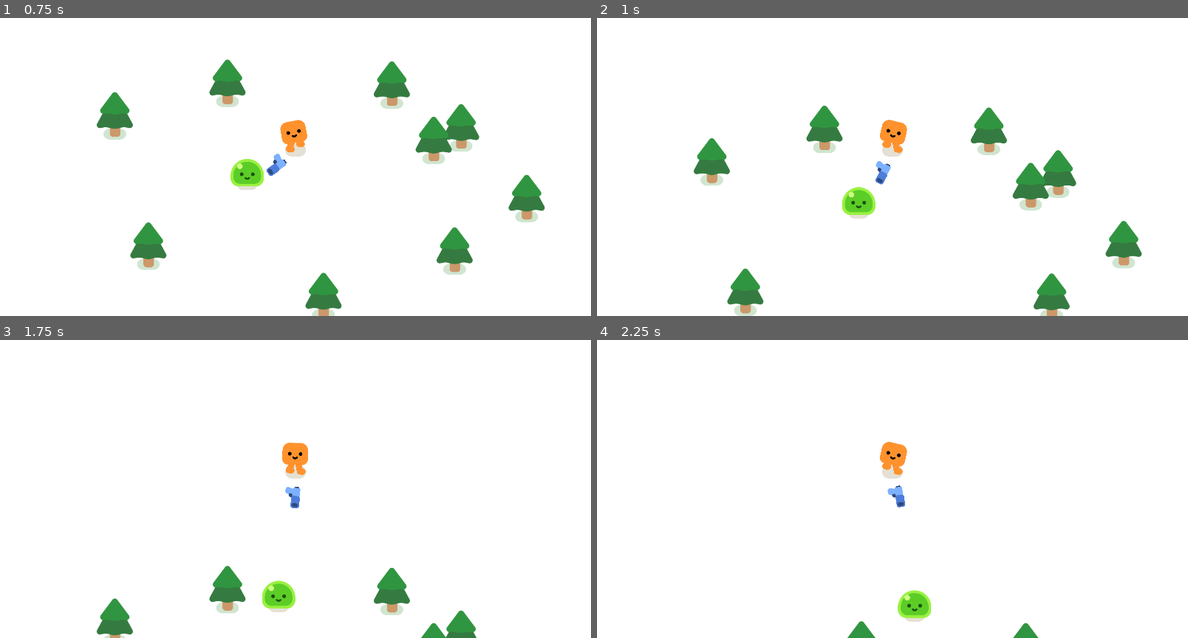
Above: before the commit, frames 1-4 (two rows, left to right).
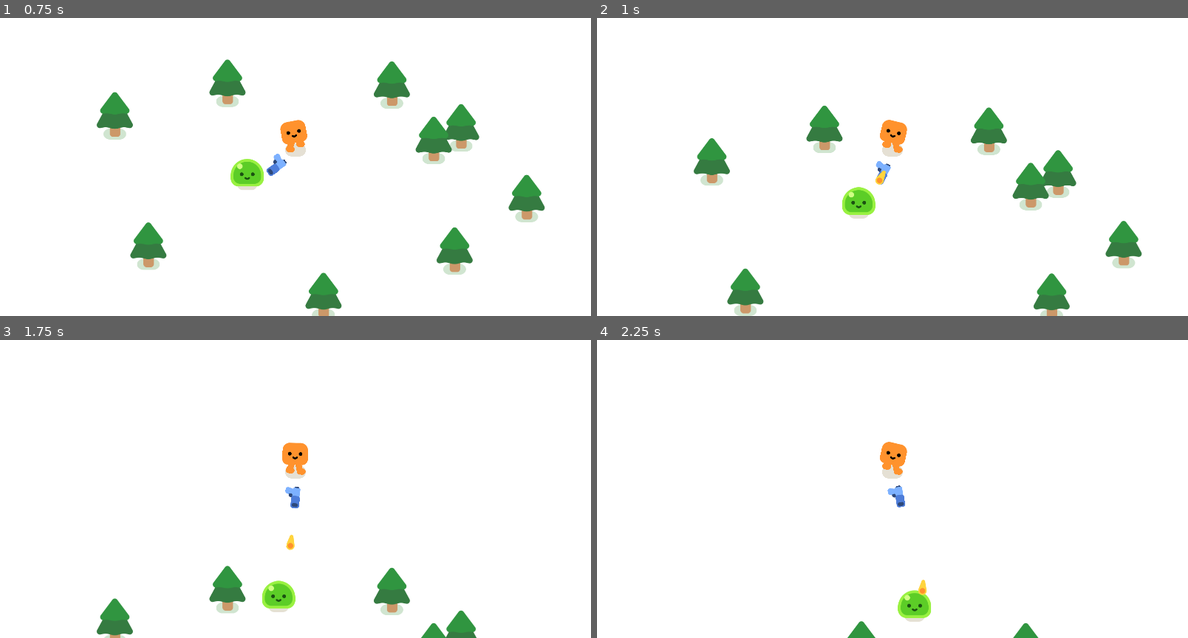
Above: after the commit, the same moments.

Repository: eapzzz/Vampire-Survivors-Like
Game: Godot game, scene res://survivors_game.tscn
Two runs of this game, one before a commit and one after it. Both use one fixed random seed, a clock stepped at 60 frames per second and the inputs below.
Inputs:
- Up to frame 1 (0.75 s): hold W (move_up) from 0.53 s (still down)
- Up to frame 2 (1 s): keep holding W (move_up)
- Up to frame 3 (1.75 s): keep holding W (move_up)
- Up to frame 4 (2.25 s): release W (move_up) at 2.03 s; hold A (move_left) from 2.03 s (still down)

Frame 1 is identical in both runs. In frame 2, less than 0.1% of the frame differs, in the area x 47-49%, y 50-56%; in frame 3, less than 0.1%, in the area x 48-50%, y 65-71%; in frame 4, less than 0.1%.

Commit message:
feat: setup proper shooting mechanics

Diff:
--- /dev/null
+++ b/bullet.gd
@@ -0,0 +1,22 @@
+extends Area2D
+
+var speed = 1000
+var travelled_distance = 0
+var range = 1200
+
+
+func _physics_process(delta: float) -> void:
+	var direction = Vector2.RIGHT.rotated(rotation)
+	position += direction * speed * delta
+
+	travelled_distance += speed * delta
+	if travelled_distance > range:
+		queue_free()
+	pass
+
+
+func _on_body_entered(body: Node2D) -> void:
+	queue_free()
+	if body.has_method("take_damage"):
+		body.take_damage()
+	pass
--- /dev/null
+++ b/bullet.tscn
@@ -0,0 +1,22 @@
+[gd_scene format=3 uid="uid://b5ixw66oaedki"]
+
+[ext_resource type="Script" uid="uid://cfjvwhypwf5h5" path="res://bullet.gd" id="1_v8qja"]
+[ext_resource type="Texture2D" uid="uid://bd4rrqj72amnx" path="res://pistol/projectile.png" id="2_t4vbm"]
+
+[sub_resource type="CircleShape2D" id="CircleShape2D_m1hyp"]
+radius = 19.0
+
+[node name="Bullet" type="Area2D" unique_id=1140032943]
+top_level = true
+collision_layer = 0
+collision_mask = 3
+script = ExtResource("1_v8qja")
+
+[node name="Projectile" type="Sprite2D" parent="." unique_id=1813317813]
+position = Vector2(-11, 0)
+texture = ExtResource("2_t4vbm")
+
+[node name="CollisionShape2D" type="CollisionShape2D" parent="." unique_id=2055633048]
+shape = SubResource("CircleShape2D_m1hyp")
+
+[connection signal="body_entered" from="." to="." method="_on_body_entered"]
--- a/gun.gd
+++ b/gun.gd
@@ -8,3 +8,16 @@
 		var target_enemy = enemies_in_range.front()
 		look_at(target_enemy.global_position)
 	pass
+
+
+func shoot():
+	const BULLET = preload("uid://b5ixw66oaedki")
+	var new_bullet = BULLET.instantiate()
+	new_bullet.global_position = $WeaponPivot/Pistol/ShootingPoint.global_position
+	new_bullet.global_rotation = $WeaponPivot/Pistol/ShootingPoint.global_rotation
+	$WeaponPivot/Pistol/ShootingPoint.add_child(new_bullet)
+	pass
+
+func _on_timer_timeout() -> void:
+	shoot()
+	pass
--- a/gun.tscn
+++ b/gun.tscn
@@ -23,3 +23,9 @@
 
 [node name="ShootingPoint" type="Marker2D" parent="WeaponPivot/Pistol" unique_id=539907133]
 position = Vector2(25, -11)
+
+[node name="Timer" type="Timer" parent="." unique_id=2132411096]
+wait_time = 0.333
+autostart = true
+
+[connection signal="timeout" from="Timer" to="." method="_on_timer_timeout"]
--- a/mob.tscn
+++ b/mob.tscn
@@ -8,6 +8,7 @@
 
 [node name="Mob" type="CharacterBody2D" unique_id=568422908]
 collision_layer = 2
+collision_mask = 3
 script = ExtResource("1_nokgg")
 
 [node name="Slime" parent="." unique_id=2008890567 instance=ExtResource("1_dy6sc")]
Not shown, added: bullet.gd.uid
